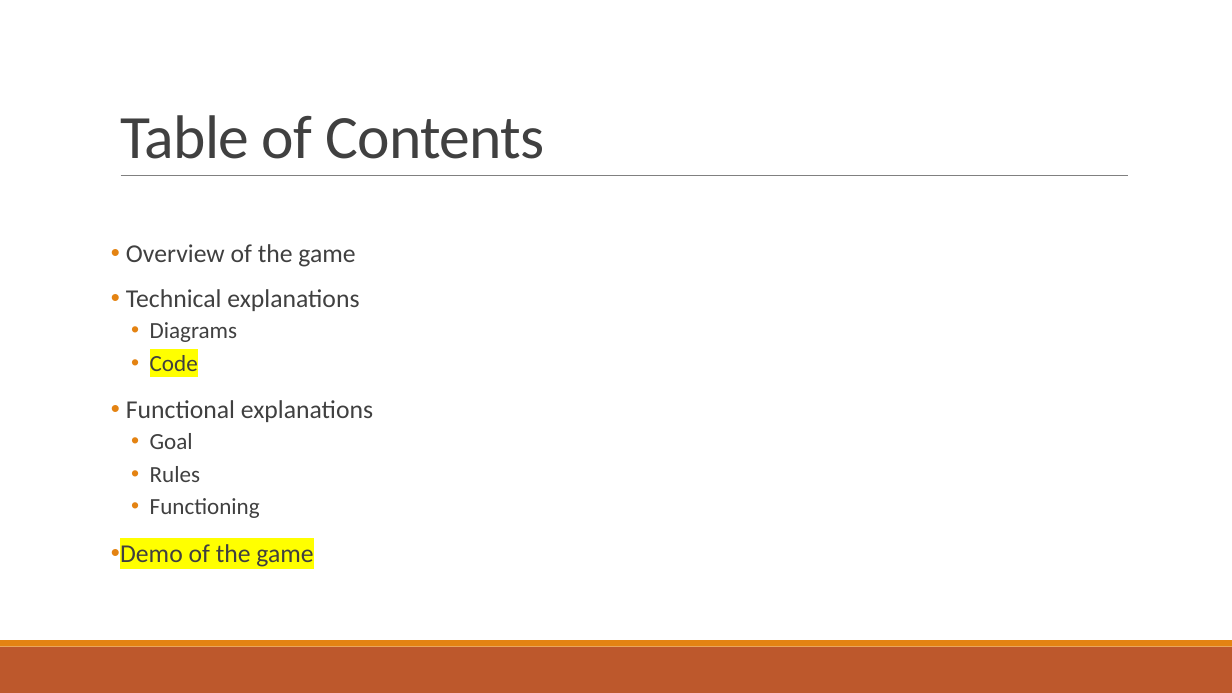
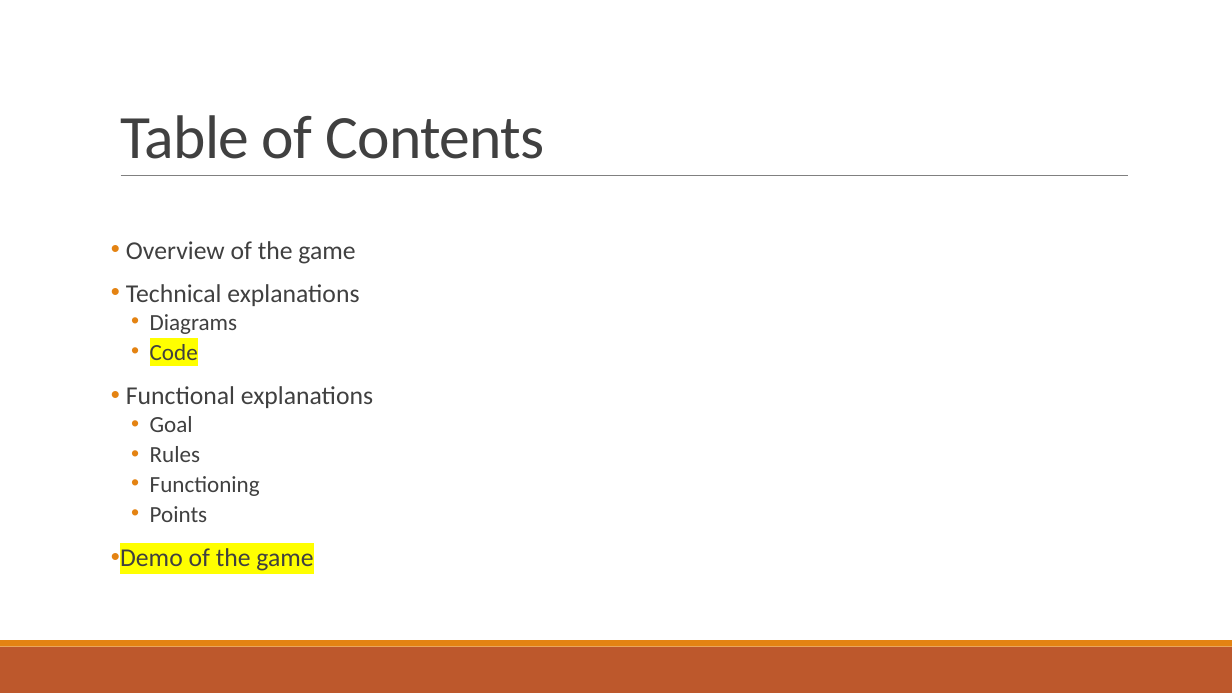
Before and after one commit to Studisys/Lorann-Java-Project----Exia-CESI-A1, a slide deck: slide 3 of Deliverables/Lorann - PowerPoint.pptx. Drawn at 1232x693 pixels with LibreOffice and Linux fonts; fonts in the diff are those of the drawing. Boxes give left, top, right and bottom in pixels: in the first picture for what was removed or moved away, otherwise in the second. Text is boxed around its words. In the diff, an @@ line names an element or a change of style, - is before the commit and + after.

```diff
--- a/Deliverables/Lorann - PowerPoint.pptx
+++ b/Deliverables/Lorann - PowerPoint.pptx
@@ text at <box>120,241,373,571</box>: line spacing 0.9 to 0.8 @@
@@ text at <box>150,506,208,522</box>: paragraph added @@
+  • Points
```
Also in this commit, not shown: 3 other slides changed, 1 slide added.
